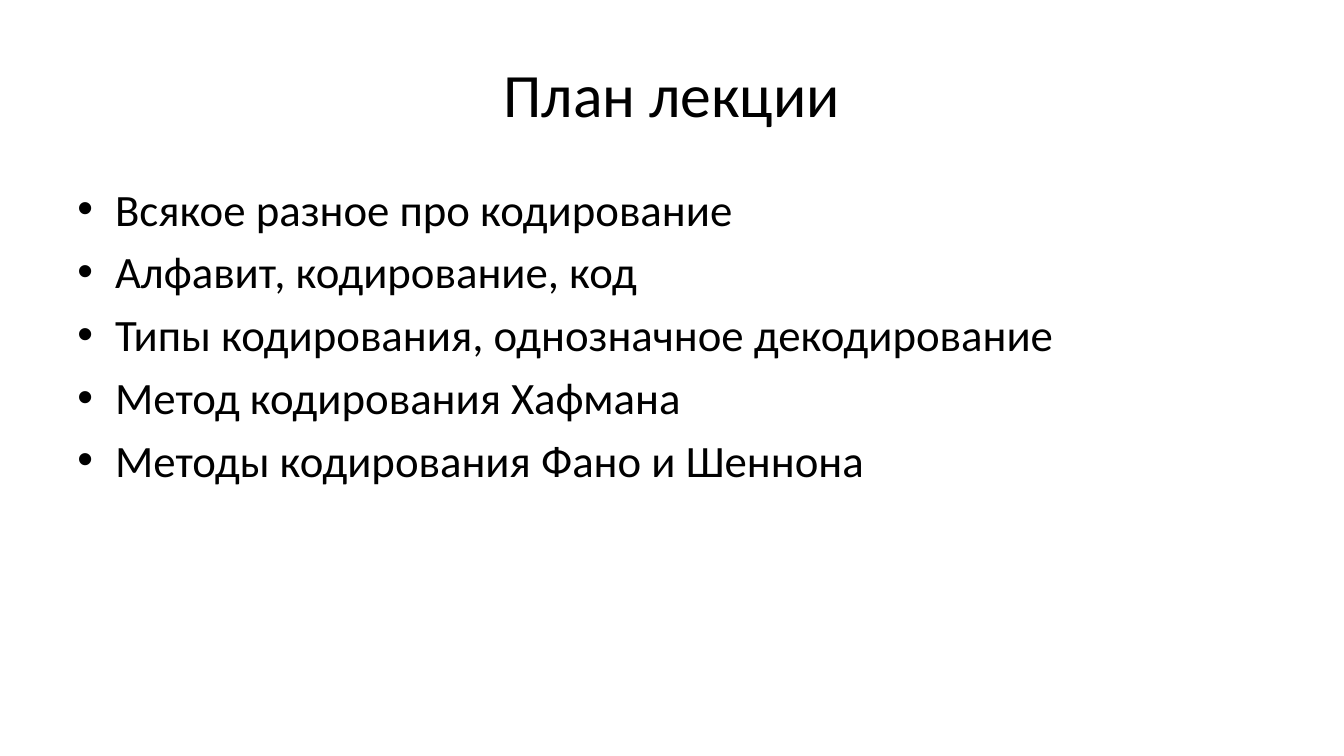
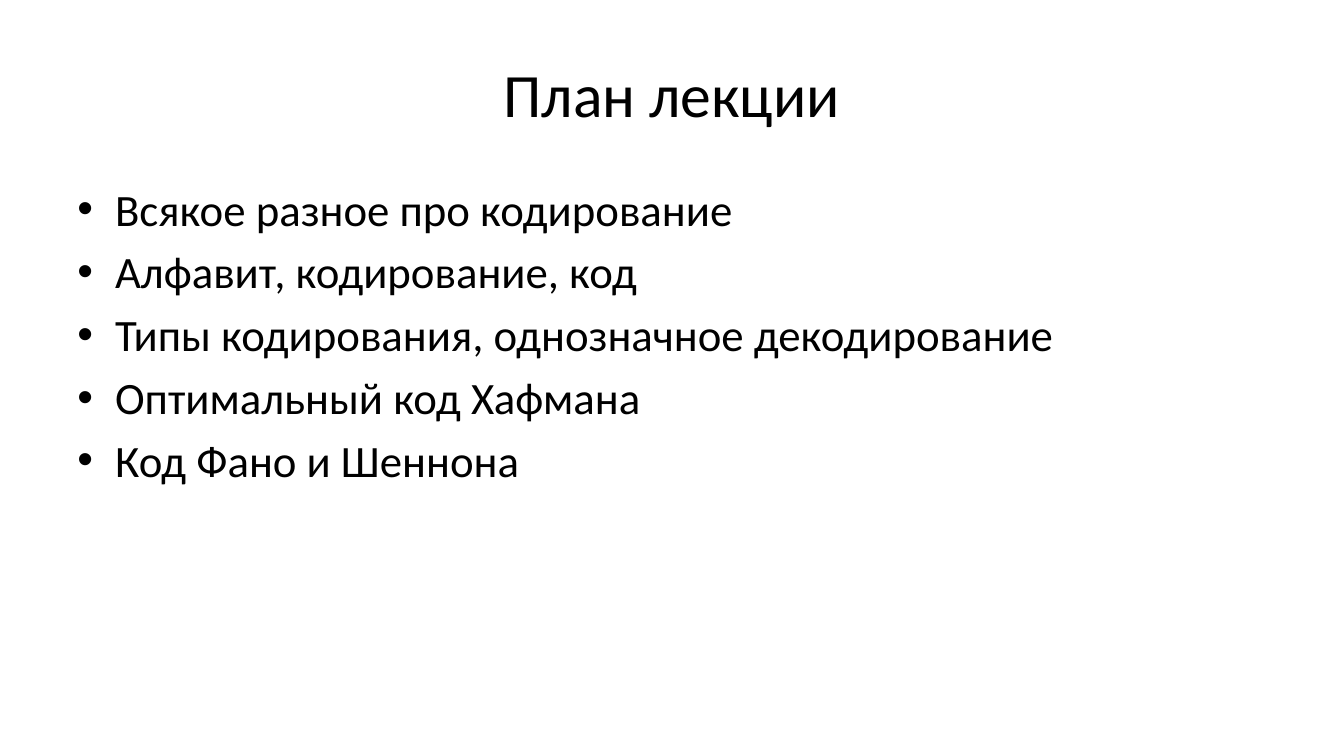
Before and after one commit to Evgueni-Petrov-aka-espetrov/Algorithms-and-Programming-in-C-pptx, a slide deck: slide 2 of 14 Кодирование.pptx. Drawn at 1344x756 pixels with LibreOffice and Linux fonts; fonts in the diff are those of the drawing. Boxes give left, top, right and bottom in pixels: in the first picture for what was removed or moved away, otherwise in the second. Text is boxed around its words. In the diff, an @@ line names an element or a change of style, - is before the commit and + after.

Commit message:
более строго написал про код Фано и код Шеннона

```diff
--- a/14 Кодирование.pptx
+++ b/14 Кодирование.pptx
@@ text at (x1=115, y1=383, x2=640, y2=485): text changed @@
-• Метод кодирования Хафмана
-• Методы кодирования Фано и Шеннона
+• Оптимальный код Хафмана
+• Код Фано и Шеннона
```
Also in this commit, not shown: 6 other slides changed, 2 slides added, 5 slides removed.
